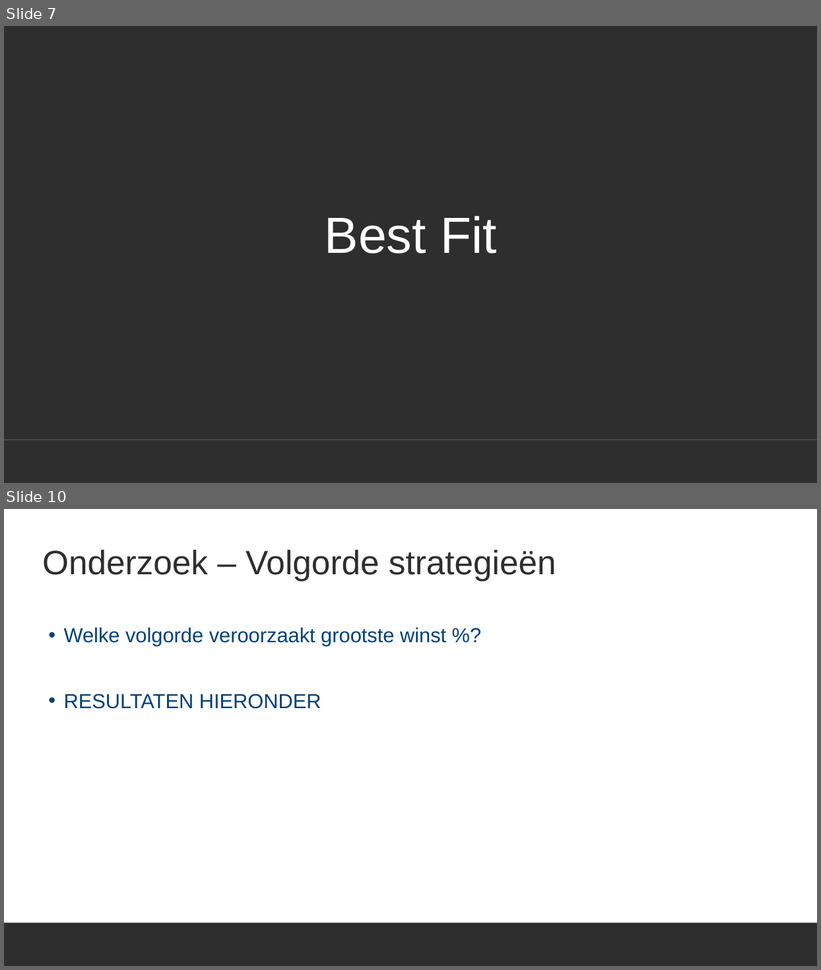
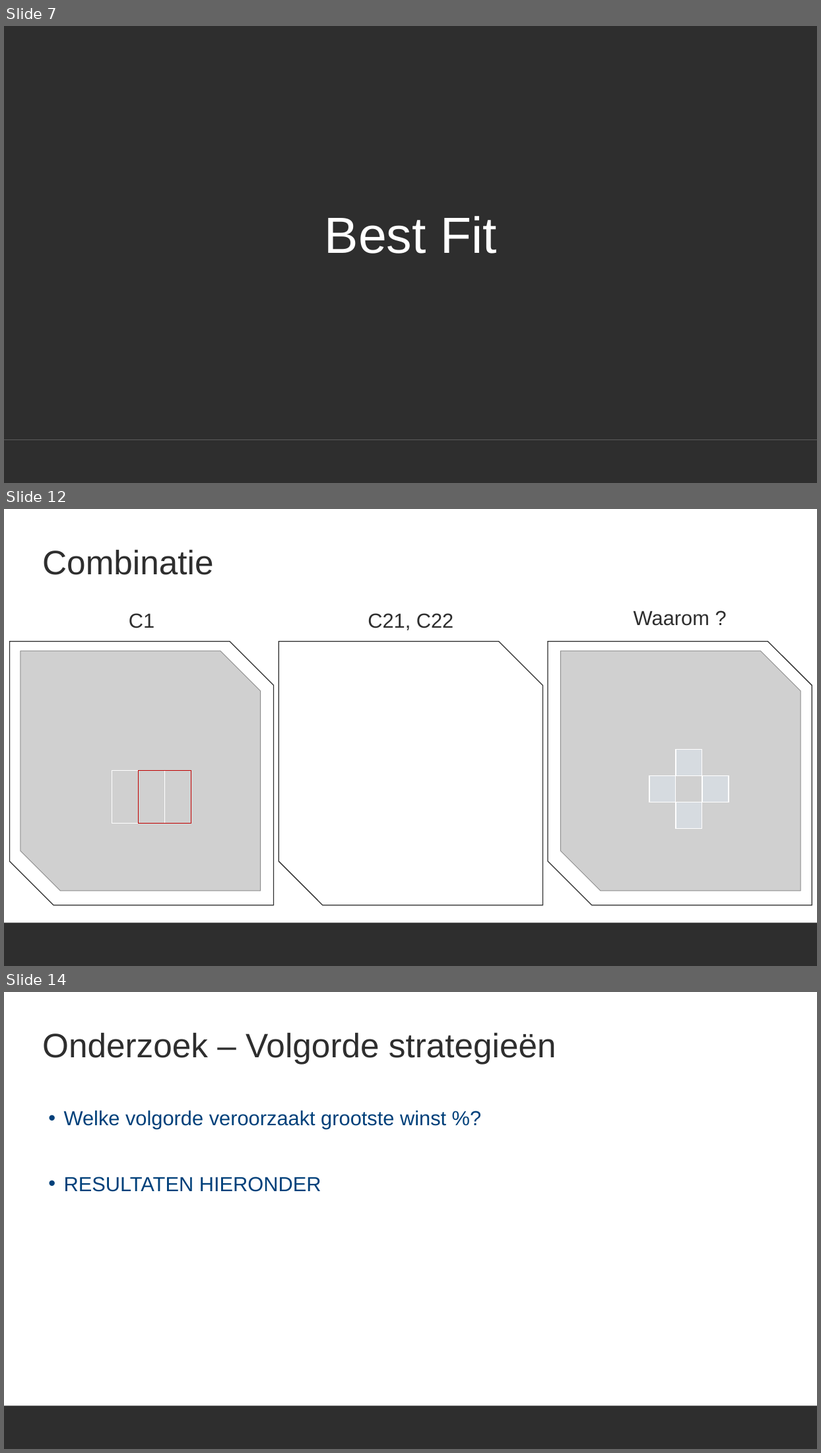
Before and after one commit to ro-per/PylosGamingBot, a slide deck: Presentation.pptx. Shown one above the other, each under a label of ours: slides 7 and 10 before the commit, slides 7, 12 and 14 after it; the slides between them are not shown. The pictures are 821x970 and 821x1453 pixels, drawn with LibreOffice and Linux fonts; fonts in the diff are those of the drawing; grey boxes stand for pictures; background and template pictures are left out. Boxes give left, top, right and bottom in pixels: in the first picture for what was removed or moved away, otherwise in the second. Text is boxed around its words. In the diff, an @@ line names an element or a change of style, - is before the commit and + after.

```diff
--- a/Presentation.pptx
+++ b/Presentation.pptx
@@ slide 12 added at bbox=[4, 509, 817, 966], background #FFFFFF; not listed: 1 template element that a slide beside it also shows @@
@@ title added at bbox=[42, 550, 213, 575], 40 pt, text #2E2E2E @@
+Combinatie
@@ text added at bbox=[129, 613, 154, 628], 24 pt, text #2E2E2E @@
+C1
@@ text added at bbox=[368, 613, 453, 630], 24 pt, text #2E2E2E @@
+C21, C22
@@ text added at bbox=[634, 611, 710, 626], 24 pt, text #2E2E2E @@
+Waarom ?
@@ snip diag rect added at bbox=[9, 642, 274, 906], outline #2E2E2E 1 pt @@
@@ snip diag rect added at bbox=[279, 642, 543, 906], outline #2E2E2E 1 pt @@
@@ snip diag rect added at bbox=[548, 642, 812, 906], outline #2E2E2E 1 pt @@
@@ picture added at bbox=[20, 651, 261, 891] @@
@@ picture added at bbox=[561, 651, 801, 891] @@
@@ rectangle added at bbox=[677, 750, 702, 776], fill #DCE7F0 at 50% opacity, outline #FFFFFF 1 pt @@
@@ rectangle added at bbox=[112, 770, 165, 824], outline #FFFFFF 1 pt @@
@@ rectangle added at bbox=[138, 770, 191, 824], outline #C00000 1 pt @@
@@ rectangle added at bbox=[649, 776, 676, 803], fill #DCE7F0 at 50% opacity, outline #FFFFFF 1 pt @@
@@ rectangle added at bbox=[702, 776, 729, 803], fill #DCE7F0 at 50% opacity, outline #FFFFFF 1 pt @@
@@ rectangle added at bbox=[677, 803, 702, 828], fill #DCE7F0 at 50% opacity, outline #FFFFFF 1 pt @@
@@ what was slide 10 is now slide 14 @@
```
Also in this commit, not shown: 2 slides changed, 3 other slides added, 1 other file.
